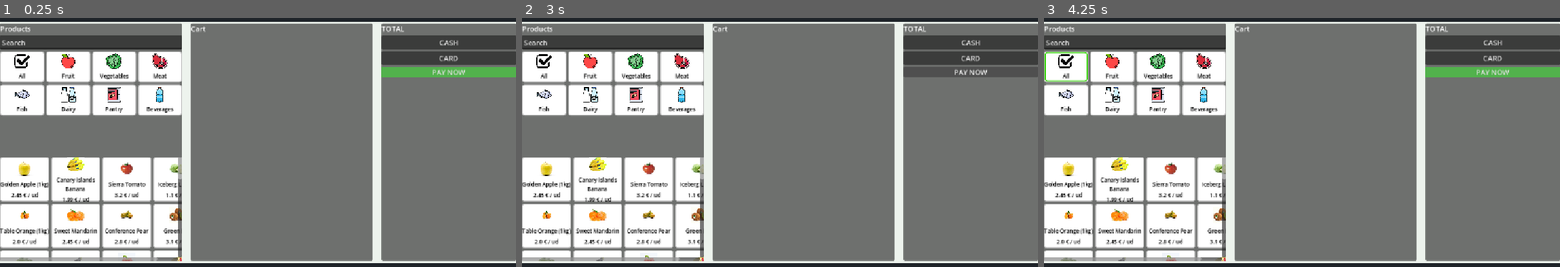
Above: before the commit, frames 1-3 (left to right).
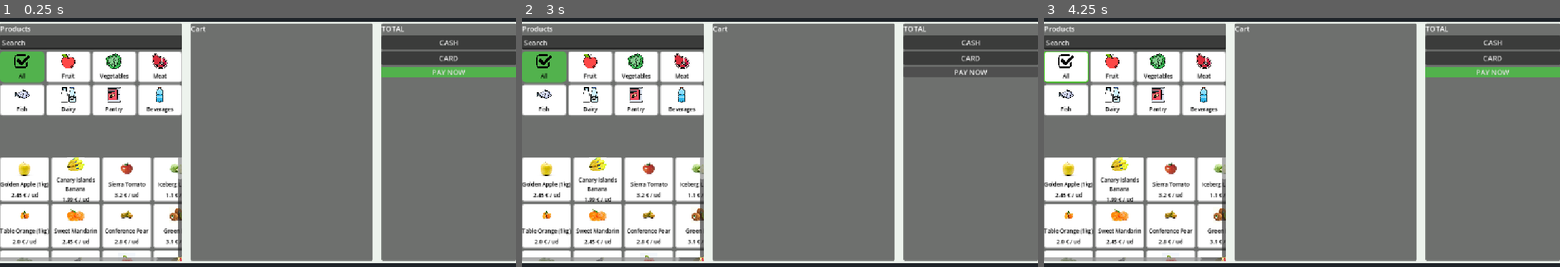
Above: after the commit, the same moments.

Repository: fersaezl/Algodonales-Fresh-POS
Game: Godot game, scene res://Scenes/MainPos.tscn
The game is run twice, just before and just after one commit, with the same random seed, the same clock (stepped at 60 frames per second) and the same inputs. The project has no main scene, so this scene is started directly.
Inputs (mouse positions are in pixels of both pictures, inside the frame that each line leads up to):
- Up to frame 1 (0.25 s): no input
- Up to frame 2 (3 s): click (542, 67) at 0.52 s; click "CASH" at 1.25 s; click "CARD" at 2 s; click "PAY NOW" at 2.75 s
- Up to frame 3 (4.25 s): click (1064, 67) at 3.52 s

The runs differ from the first frame. In frame 1, 1.0% of the frame differs, in the area x 0-9%, y 13-27%; in frame 2, 1.0%; in frame 3, 0.3%.

Commit message:
Enhance category button functionality and improve product loading logic

Diff:
--- a/Scenes/Button/CategoryButton.tscn
+++ b/Scenes/Button/CategoryButton.tscn
@@ -64,3 +64,5 @@
 theme_override_colors/font_color = Color(0, 0, 0, 1)
 theme_override_font_sizes/font_size = 12
 horizontal_alignment = 1
+
+[connection signal="pressed" from="Button" to="." method="_on_button_pressed"]
--- a/Scenes/MainPos.tscn
+++ b/Scenes/MainPos.tscn
@@ -80,7 +80,6 @@
 z_index = 10
 layout_mode = 2
 size_flags_horizontal = 3
-size_flags_vertical = 3
 columns = 4
 
 [node name="ProductsScroll" type="ScrollContainer" parent="MarginContainer/MainLayout/Content/ProductsPanel/MarginContainer/VBoxContainer" unique_id=1376810535]
--- a/Scripts/Button/category_button.gd
+++ b/Scripts/Button/category_button.gd
@@ -1,4 +1,6 @@
 extends PanelContainer
+
+signal category_pressed(section_id: String, btn: PanelContainer)
 
 @onready var label = $Button/VBoxContainer/CategoryLabel
 @onready var icon = $Button/VBoxContainer/CategoryImage
@@ -6,8 +8,21 @@
 @export var button_text: String
 @export var button_icon: Texture2D
 @export var icon_size: Vector2 = Vector2(64, 64)
+@export var section_id: String
 
 func _ready():
 	label.text = button_text
 	icon.texture = button_icon
 	icon.custom_minimum_size = icon_size
+
+func _on_button_pressed() -> void:
+	category_pressed.emit(section_id, self)
+
+func set_selected(value: bool) -> void:
+	var style = StyleBoxFlat.new()
+	style.corner_radius_top_left = 10
+	style.corner_radius_top_right = 10
+	style.corner_radius_bottom_right = 10
+	style.corner_radius_bottom_left = 10
+	style.bg_color = Color(0.32, 0.70, 0.30, 1) if value else Color(1, 1, 1, 1)
+	add_theme_stylebox_override("panel", style)
--- a/Scripts/mainpos.gd
+++ b/Scripts/mainpos.gd
@@ -8,9 +8,12 @@
 @onready var categories_grid = $MarginContainer/MainLayout/Content/ProductsPanel/MarginContainer/VBoxContainer/SectionsScroll/SectionsGrid
 @onready var products_grid = $MarginContainer/MainLayout/Content/ProductsPanel/MarginContainer/VBoxContainer/ProductsScroll/ProductsGrid
 
+
+
 func _ready() -> void:
 	load_categories()
-	load_products("all")
+	var first_btn = categories_grid.get_child(0)
+	load_products("all", first_btn)
 
 func load_categories() -> void:
 	var file = FileAccess.open("res://Data/sections.json", FileAccess.READ)
@@ -24,10 +27,20 @@
 		var btn = CAT_BTN.instantiate()
 		btn.button_text = section["name"]
 		btn.button_icon = load(ICONS + section["image"])
+		btn.section_id = section["id"]
 		btn.size_flags_horizontal = Control.SIZE_EXPAND_FILL
+		btn.category_pressed.connect(load_products)
 		categories_grid.add_child(btn)
 
-func load_products(section_id: String) -> void:
+var current_btn = null
+
+func load_products(section_id: String, btn = null) -> void:
+	if current_btn:
+		current_btn.set_selected(false)
+	current_btn = btn
+	if btn:
+		btn.set_selected(true)
+
 	for child in products_grid.get_children():
 		child.queue_free()
 
